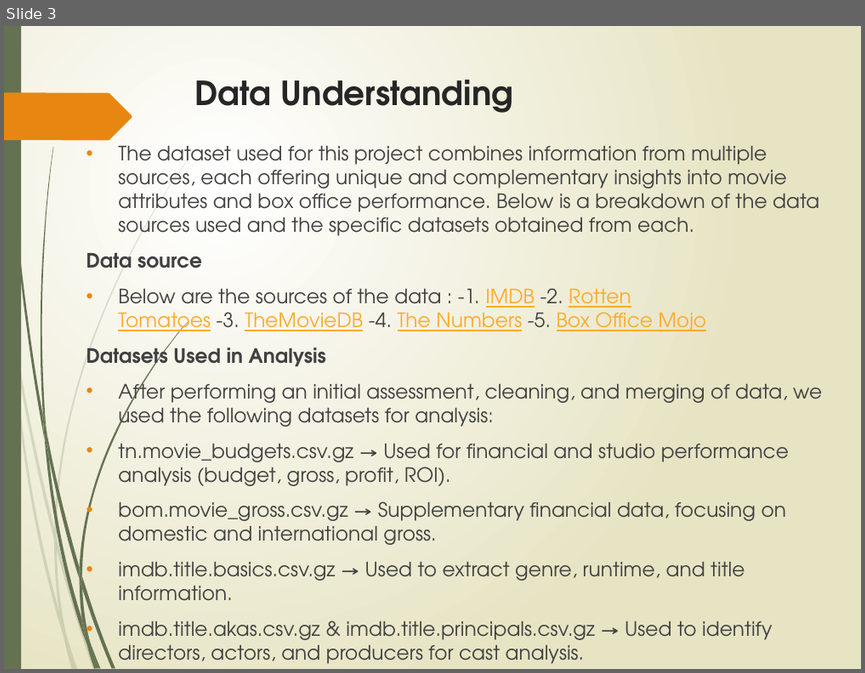
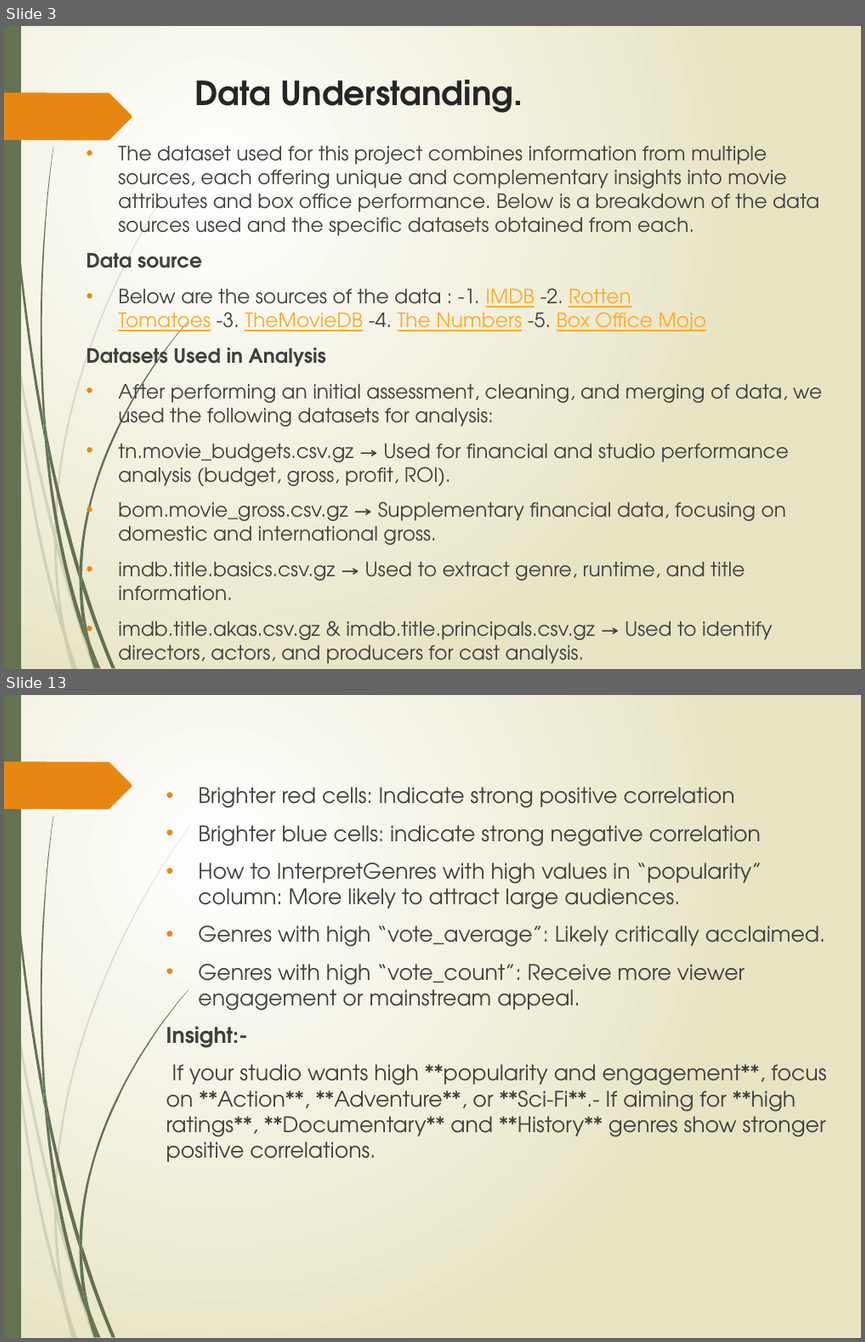
Before and after one commit to Hafsa-mohamed-Ad3n/Box-Office-Blueprint-Data-Driven-Insights-for-Microsoft-s-Movie-Studio-Launch, a slide deck: Movie_Analysis_Presentation latest copy.pptx. Shown one above the other, each under a label of ours: slide 3 before the commit, slides 3 and 13 after it; the slides between them are not shown. The pictures are 865x673 and 865x1342 pixels, drawn with LibreOffice and Linux fonts; fonts in the diff are those of the drawing. Boxes give left, top, right and bottom in pixels: in the first picture for what was removed or moved away, otherwise in the second. Text is boxed around its words. In the diff, an @@ line names an element or a change of style, - is before the commit and + after.

```diff
--- a/Movie_Analysis_Presentation latest copy.pptx
+++ b/Movie_Analysis_Presentation latest copy.pptx
@@ slide 13 added at [4,695,861,1338], background gradient #FFFFFF to #E8E6C4; not listed: 24 template elements that a slide beside it also shows @@
@@ text added at [166,787,826,1162], 18 pt, text #404040 @@
+• Brighter red cells: Indicate strong positive correlation
+• Brighter blue cells: indicate strong negative correlation
+• How to InterpretGenres with high values in “popularity” column: More likely to attract large audiences.
+• Genres with high “vote_average”: Likely critically acclaimed.
+• Genres with high “vote_count”: Receive more viewer engagement or mainstream appeal.
+Insight:-
+If your studio wants high **popularity and engagement**, focus on **Action**, **Adventure**, or **Sci-Fi**.- If aiming for **high ratings**, **Documentary** and **History** genres show stronger positive correlations.
@@ slide 3 changed as well @@
@@ title at [194,80,522,113]: text changed @@
-Data Understanding
+Data Understanding.
```
Also in this commit, not shown: 7 other slides changed, 11 other slides added, 2 slides removed.
